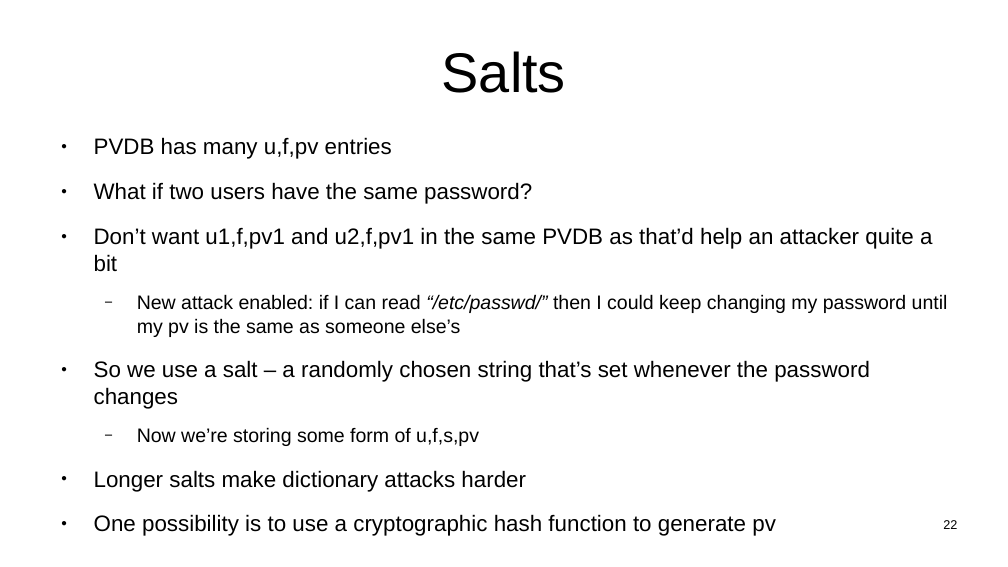
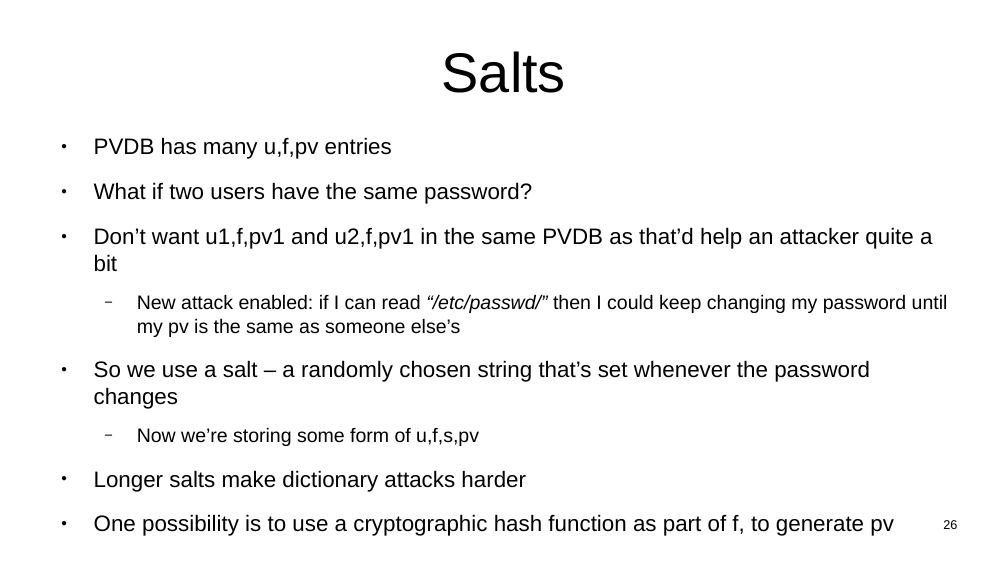
Before and after one commit to sftcd/witidtm, a slide deck: slide 26 of lectures/400-passwords.odp (slide 22 before the commit). Drawn at 1008x567 pixels with LibreOffice and Linux fonts; fonts in the diff are those of the drawing. Boxes give left, top, right and bottom in pixels: in the first picture for what was removed or moved away, otherwise in the second. Text is boxed around its words. In the diff, an @@ line names an element or a change of style, - is before the commit and + after.

```diff
--- a/lectures/400-passwords.odp
+++ b/lectures/400-passwords.odp
@@ text at [94,514,894,536]: text changed @@
-● One possibility is to use a cryptographic hash function to generate pv
+● One possibility is to use a cryptographic hash function as part of f, to generate pv
@@ page number at [943,520,957,529]: text changed @@
-22
+26
```
Also in this commit, not shown: 7 other slides changed, 4 slides added, 2 slides removed, 1 other file.
